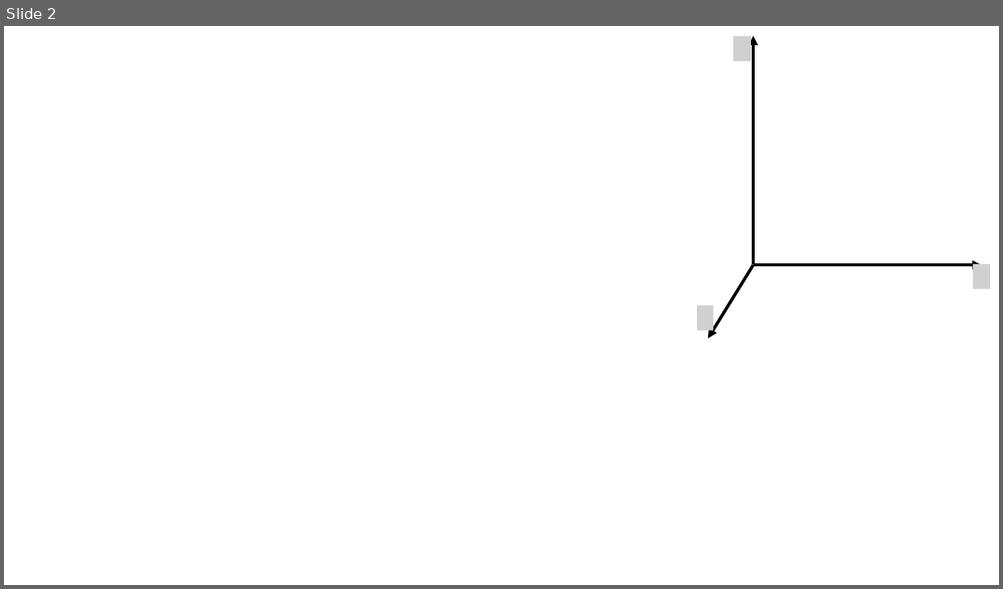
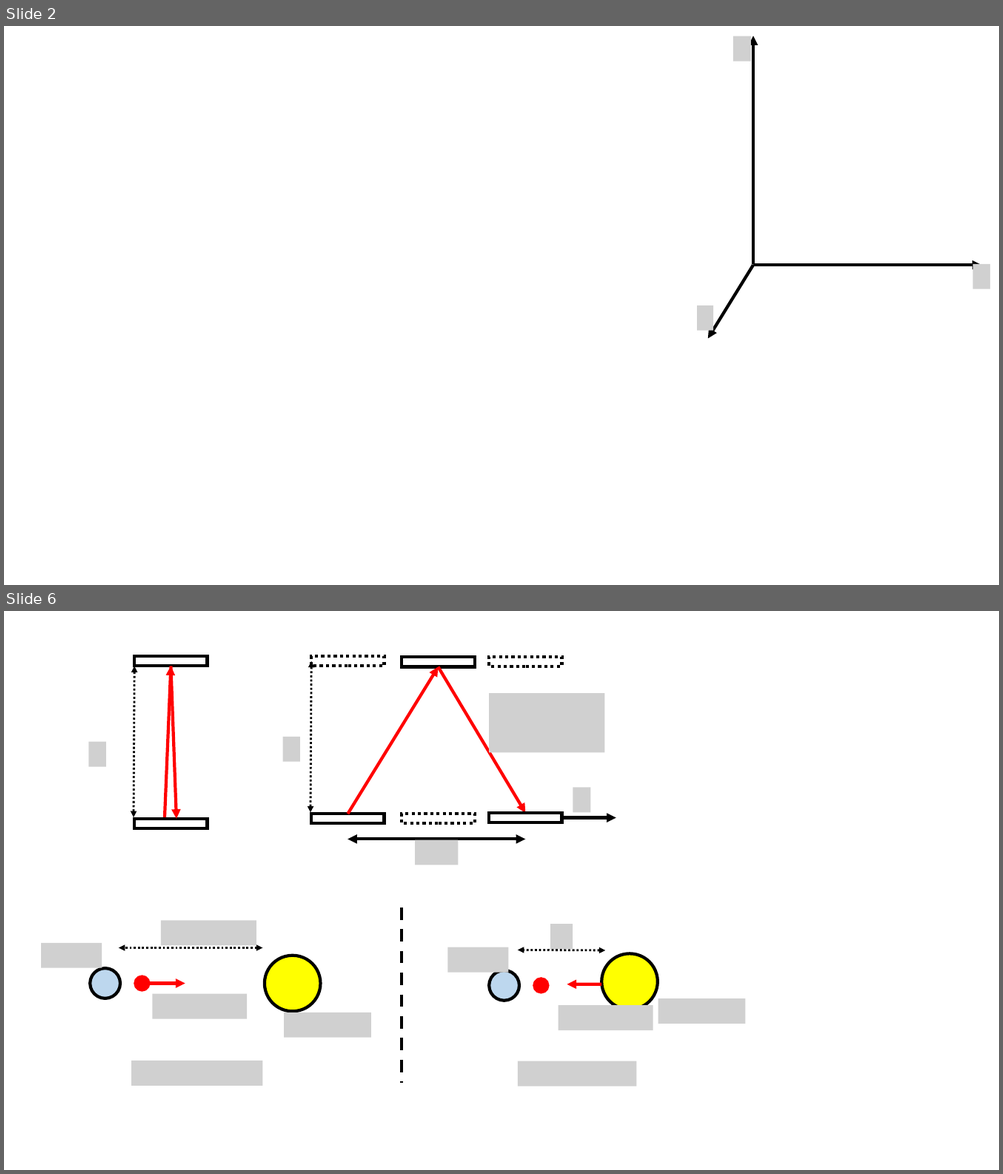
Before and after one commit to OSTP/PhysicsArtofModelling, a slide deck: tex/figures/SpecialRelativity/Figures.pptx. Shown one above the other, each under a label of ours: slide 2 before the commit, slides 2 and 6 after it; the slides between them are not shown. The pictures are 1003x589 and 1003x1174 pixels, drawn with LibreOffice and Linux fonts; fonts in the diff are those of the drawing; grey boxes stand for pictures. Boxes give left, top, right and bottom in pixels: in the first picture for what was removed or moved away, otherwise in the second. Text is boxed around its words. In the diff, an @@ line names an element or a change of style, - is before the commit and + after.

```diff
--- a/tex/figures/SpecialRelativity/Figures.pptx
+++ b/tex/figures/SpecialRelativity/Figures.pptx
@@ slide 6 added at [4,611,999,1170], background #FFFFFF @@
@@ group added at [283,657,616,866]: 6 rectangles, 4 pictures, 3 arrows, 2 double arrows @@
@@ group added at [89,657,208,829]: 2 rectangles, 2 arrows, 1 double arrow, 1 picture @@
@@ group added at [41,908,745,1087]: 10 pictures, 6 ellipses, 2 double arrows, 2 arrows, 1 line @@
```
Also in this commit, not shown: 3 other slides added, 4 slides removed, 10 other files.
